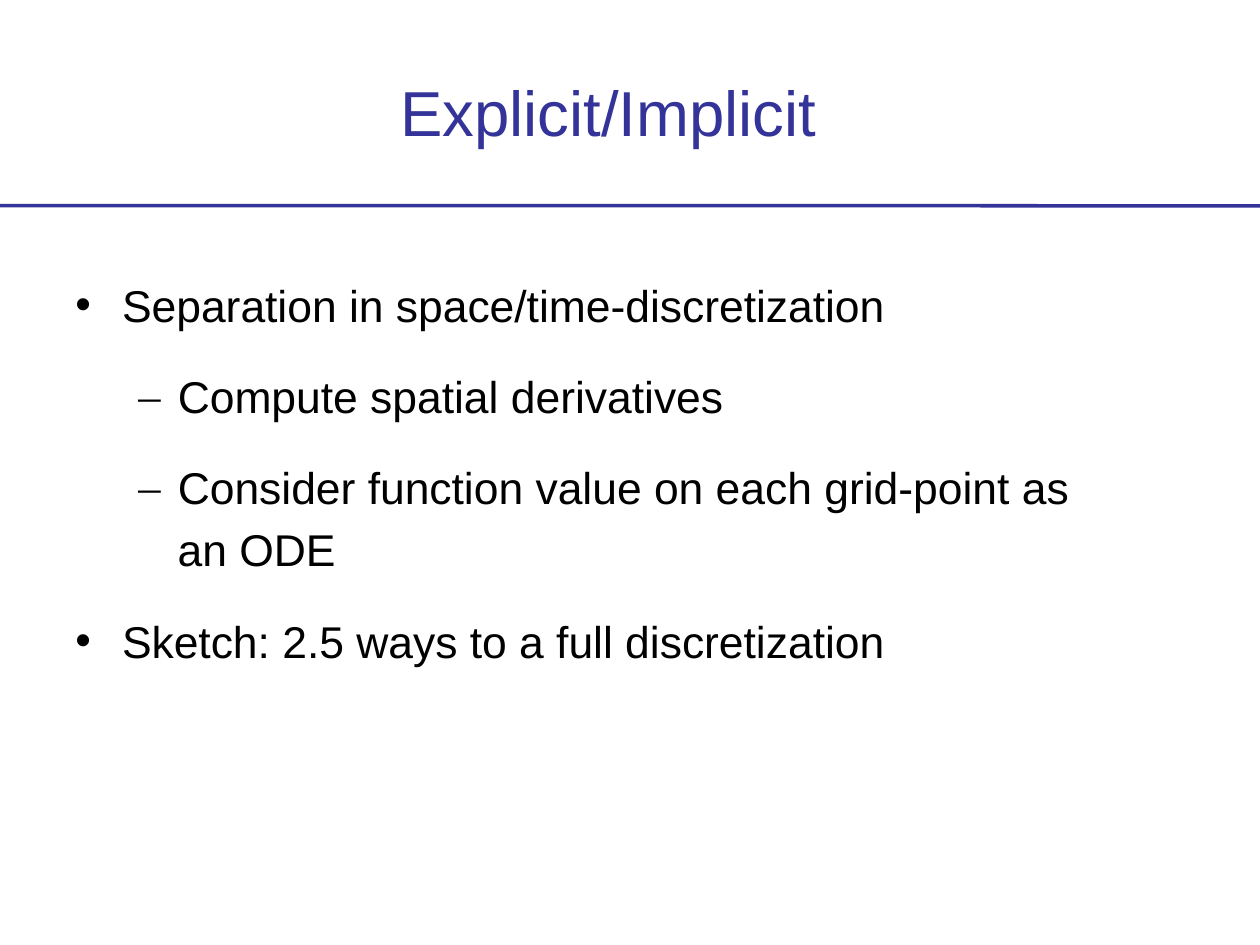
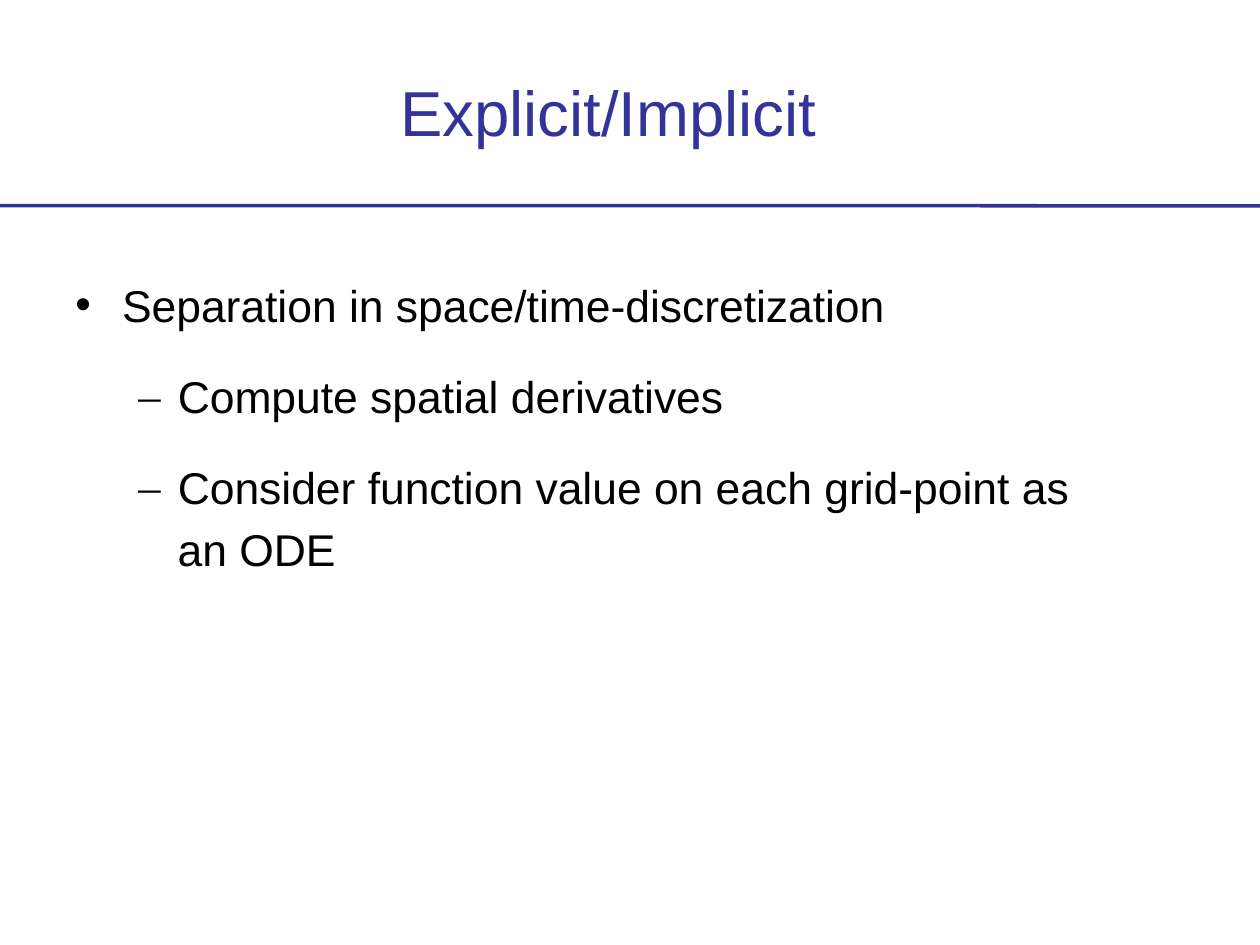
Before and after one commit to a-parida12/NumericalMethods, a slide deck: slide 70 of Slides/Theory.ppt (slide 68 before the commit). Drawn at 1260x945 pixels with LibreOffice and Linux fonts; fonts in the diff are those of the drawing. Boxes give left, top, right and bottom in pixels: in the first picture for what was removed or moved away, otherwise in the second. Text is boxed around its words. In the diff, an @@ line names an element or a change of style, - is before the commit and + after.

```diff
--- a/Slides/Theory.ppt
+++ b/Slides/Theory.ppt
@@ text removed at (x1=75, y1=613, x2=125, y2=671) @@
-•
@@ text removed at (x1=122, y1=625, x2=884, y2=667) @@
-Sketch: 2.5 ways to a full discretization
```
Also in this commit, not shown: 27 other slides changed, 5 slides added, 10 slides removed, 1 other file.
